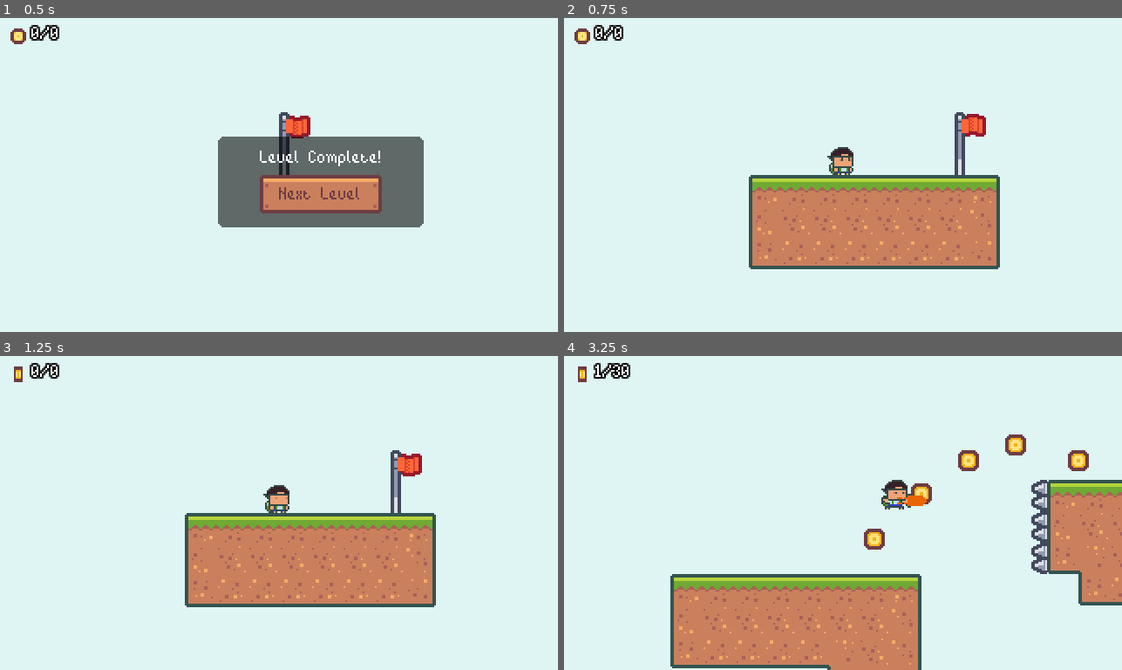
Above: before the commit, frames 1-4 (two rows, left to right).
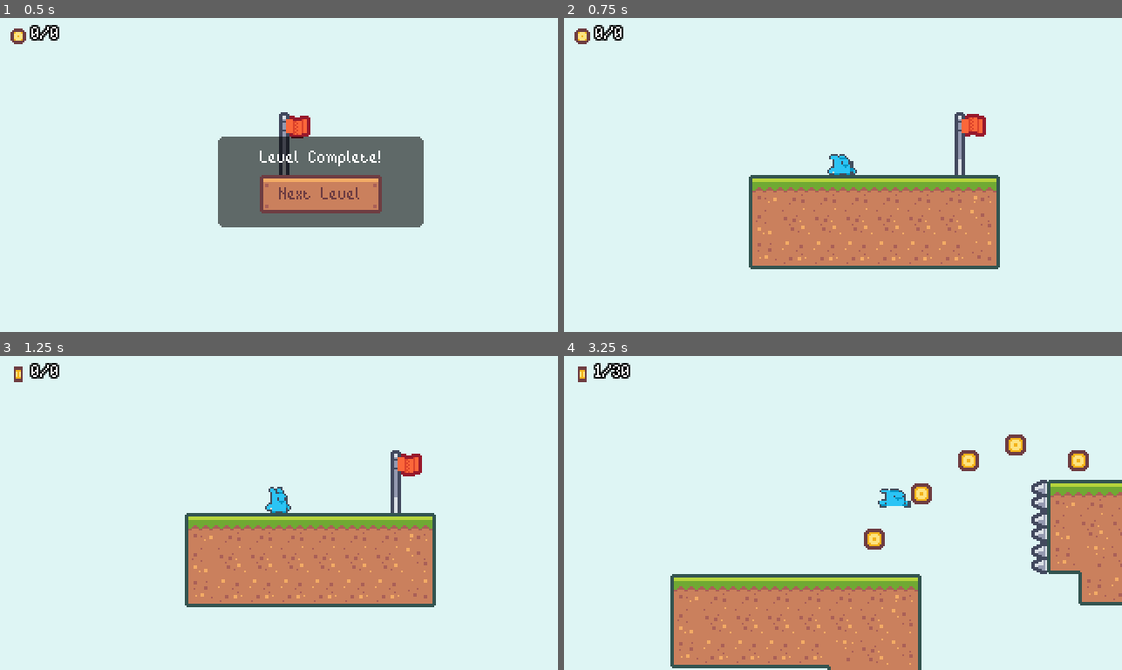
Above: after the commit, the same moments.

Repository: niltoncalegari/2D-SideScroller-godot
Game: Godot game, scene res://scenes/BaseLevel.tscn
The game is run twice, just before and just after one commit, with the same random seed, the same clock (stepped at 60 frames per second) and the same inputs. This scene is started directly instead of the project's main scene.
Inputs:
- Up to frame 1 (0.5 s): no input
- Up to frame 2 (0.75 s): click "Next Level" at 0.5 s
- Up to frame 3 (1.25 s): no input
- Up to frame 4 (3.25 s): hold D (move_right) 1.28-2 s; hold Space (jump) 1.28-2 s; tap Shift (dash) at 1.35, 3.05 s; click "Next Level" at 2 s; hold D (move_right) from 2.78 s (still down); tap Space (jump) at 2.85, 3.02 s

Frame 1 is identical in both runs. In frame 2, 0.3% of the frame differs, in the area x 47-53%, y 41-50%; in frame 3, 0.3%; in frame 4, 0.5%, in the area x 56-65%, y 39-49%.

Commit message:
changed player avatar again and put some juice on jump and dash

Diff:
--- a/scenes/Player.tscn
+++ b/scenes/Player.tscn
@@ -1,35 +1,9 @@
-[gd_scene load_steps=36 format=2]
+[gd_scene load_steps=10 format=2]
 
-[ext_resource path="res://assets/player/Hero/ZombieToast13.png" type="Texture" id=1]
+[ext_resource path="res://assets/player/avatar/bunny_idle2.png" type="Texture" id=1]
 [ext_resource path="res://scripts/Player.gd" type="Script" id=2]
-[ext_resource path="res://assets/player/Hero/ZombieToast16.png" type="Texture" id=3]
-[ext_resource path="res://assets/player/Hero/ZombieToast6.png" type="Texture" id=4]
-[ext_resource path="res://assets/player/Hero/ZombieToast8.png" type="Texture" id=5]
-[ext_resource path="res://assets/player/Hero/ZombieToast5.png" type="Texture" id=6]
-[ext_resource path="res://assets/player/Hero/ZombieToast7.png" type="Texture" id=7]
-[ext_resource path="res://assets/player/Hero/ZombieToast9.png" type="Texture" id=8]
-[ext_resource path="res://assets/player/Hero/ZombieToast1.png" type="Texture" id=9]
-[ext_resource path="res://assets/player/Hero/ZombieToast2.png" type="Texture" id=10]
-[ext_resource path="res://assets/player/Hero/ZombieToast3.png" type="Texture" id=11]
-[ext_resource path="res://assets/player/Hero/ZombieToast4.png" type="Texture" id=12]
-[ext_resource path="res://assets/player/Hero/ZombieToast14.png" type="Texture" id=13]
-[ext_resource path="res://assets/player/Hero/ZombieToast15.png" type="Texture" id=14]
-[ext_resource path="res://assets/player/Hero/ZombieToast12.png" type="Texture" id=15]
-[ext_resource path="res://assets/player/Hero/ZombieToast10.png" type="Texture" id=16]
-[ext_resource path="res://assets/player/Hero/ZombieToast11.png" type="Texture" id=17]
-[ext_resource path="res://assets/player/Hero/ZombieToast29.png" type="Texture" id=18]
-[ext_resource path="res://assets/player/Hero/ZombieToast28.png" type="Texture" id=19]
-[ext_resource path="res://assets/player/Hero/ZombieToast27.png" type="Texture" id=20]
-[ext_resource path="res://assets/player/Hero/ZombieToast26.png" type="Texture" id=21]
-[ext_resource path="res://assets/player/Hero/ZombieToast25.png" type="Texture" id=22]
-[ext_resource path="res://assets/player/Hero/ZombieToast20.png" type="Texture" id=23]
-[ext_resource path="res://assets/player/Hero/ZombieToast21.png" type="Texture" id=24]
-[ext_resource path="res://assets/player/Hero/ZombieToast24.png" type="Texture" id=25]
-[ext_resource path="res://assets/player/Hero/ZombieToast23.png" type="Texture" id=26]
-[ext_resource path="res://assets/player/Hero/ZombieToast22.png" type="Texture" id=27]
-[ext_resource path="res://assets/player/Hero/ZombieToast17.png" type="Texture" id=28]
-[ext_resource path="res://assets/player/Hero/ZombieToast18.png" type="Texture" id=29]
-[ext_resource path="res://assets/player/Hero/ZombieToast19.png" type="Texture" id=30]
+[ext_resource path="res://assets/player/avatar/bunny_idle1.png" type="Texture" id=3]
+[ext_resource path="res://assets/player/avatar/tile_0046.png" type="Texture" id=4]
 
 [sub_resource type="CircleShape2D" id=1]
 radius = 16.0
@@ -43,30 +17,20 @@
 
 [sub_resource type="SpriteFrames" id=4]
 animations = [ {
-"frames": [ ExtResource( 9 ), ExtResource( 10 ), ExtResource( 11 ), ExtResource( 12 ), ExtResource( 6 ), ExtResource( 4 ), ExtResource( 7 ), ExtResource( 5 ), ExtResource( 8 ) ],
+"frames": [ ExtResource( 3 ), ExtResource( 1 ) ],
 "loop": true,
 "name": "idle",
-"speed": 7.0
+"speed": 6.0
 }, {
-"frames": [ ExtResource( 3 ) ],
+"frames": [ ExtResource( 3 ), ExtResource( 4 ) ],
+"loop": true,
+"name": "run",
+"speed": 10.0
+}, {
+"frames": [ ExtResource( 4 ) ],
 "loop": true,
 "name": "jump",
 "speed": 5.0
-}, {
-"frames": [ ExtResource( 16 ), ExtResource( 17 ), ExtResource( 15 ), ExtResource( 1 ), ExtResource( 13 ), ExtResource( 14 ) ],
-"loop": true,
-"name": "run",
-"speed": 15.0
-}, {
-"frames": [ ExtResource( 28 ), ExtResource( 29 ), ExtResource( 30 ), ExtResource( 23 ), ExtResource( 24 ), ExtResource( 27 ), ExtResource( 26 ), ExtResource( 25 ) ],
-"loop": true,
-"name": "die",
-"speed": 8.0
-}, {
-"frames": [ ExtResource( 22 ), ExtResource( 21 ), ExtResource( 20 ), ExtResource( 19 ), ExtResource( 18 ) ],
-"loop": true,
-"name": "dash",
-"speed": 16.0
 } ]
 
 [sub_resource type="RectangleShape2D" id=5]
@@ -113,7 +77,7 @@
 frames = SubResource( 4 )
 animation = "idle"
 playing = true
-offset = Vector2( 2, -10 )
+offset = Vector2( 0, -8 )
 
 [node name="CollisionShape2D" type="CollisionShape2D" parent="."]
 position = Vector2( -0.0922623, -8.05318 )
--- a/scripts/Player.gd
+++ b/scripts/Player.gd
@@ -18,6 +18,7 @@
 var hasDash = false
 var currentState = State.NORMAL
 var isStateNew = true
+var previouslyFloored = false
 
 var defaultHazardMask = 0
 
@@ -45,6 +46,9 @@
 
 	var moveVector = get_movement_vector()
 
+	# Effects
+	$AnimatedSprite.scale = $AnimatedSprite.scale.linear_interpolate(Vector2(1, 1), delta * 8)
+
 	velocity.x += moveVector.x * horizontalAcceleration * delta
 	if (moveVector.x == 0):
 		velocity.x = lerp(0, velocity.x, pow(2, -50 * delta))
@@ -53,7 +57,9 @@
 
 	if (moveVector.y < 0 && (is_on_floor() || !$CoyoteTimer.is_stopped() || hasDoubleJump)):
 		velocity.y = moveVector.y * jumSpeed
+		$AnimatedSprite.scale = Vector2(0.5, 1.5)
 		if (!is_on_floor() && $CoyoteTimer.is_stopped()):
+			$AnimatedSprite.scale = Vector2(0.5, 1.5)
 			$"/root/Helper".apply_camera_shake(.75)
 			hasDoubleJump = false
 		$CoyoteTimer.stop()
@@ -69,6 +75,11 @@
 	if(wasOnFloor && !is_on_floor()):
 		$CoyoteTimer.start()
 
+	if is_on_floor() and !previouslyFloored:
+		$AnimatedSprite.scale = Vector2(1.3, 0.75)
+
+	previouslyFloored = is_on_floor()
+
 	if (is_on_floor()):
 		hasDoubleJump = true
 		hasDash = true
@@ -81,9 +92,10 @@
 
 func process_dash(delta):
 	if (isStateNew):
+		$AnimatedSprite.scale = Vector2(1.25, 0.75)
 		$"/root/Helper".apply_camera_shake(1.75)
 		$DashArea/CollisionShape2D.disabled = false
-		$AnimatedSprite.play("dash")
+		$AnimatedSprite.play("jump")
 		$HazardArea.collision_mask = dashHazardMask
 		var moveVector = get_movement_vector()
 		var velocityMod = 1
@@ -114,7 +126,7 @@
 	elif (moveVec.x != 0):
 		$AnimatedSprite.play("run")
 	elif (hasDash && Input.is_action_just_pressed("dash")):
-		$AnimatedSprite.play("dash")
+		$AnimatedSprite.play("jump")
 	else:
 		$AnimatedSprite.play("idle")
 
Binary file removed: assets/player/Hero/ZombieToast1.png
Binary file removed: assets/player/Hero/ZombieToast10.png
Not shown, removed: assets/player/Hero/ZombieToast10.png.import
Binary file removed: assets/player/Hero/ZombieToast11.png
Not shown, removed: assets/player/Hero/ZombieToast11.png.import
Binary file removed: assets/player/Hero/ZombieToast12.png
Binary file removed: assets/player/Hero/ZombieToast13.png
Not shown, removed: assets/player/Hero/ZombieToast13.png.import
Binary file removed: assets/player/Hero/ZombieToast14.png
Not shown, removed: assets/player/Hero/ZombieToast14.png.import
Binary file removed: assets/player/Hero/ZombieToast15.png
Not shown, removed: assets/player/Hero/ZombieToast15.png.import
(and 224 more such lines)
